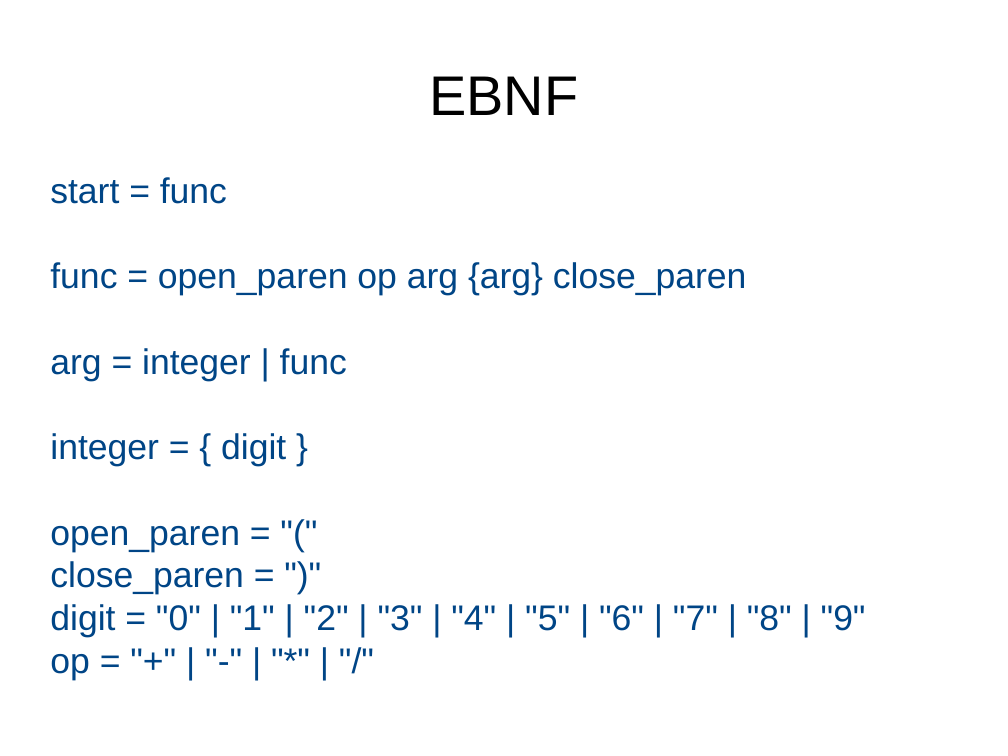
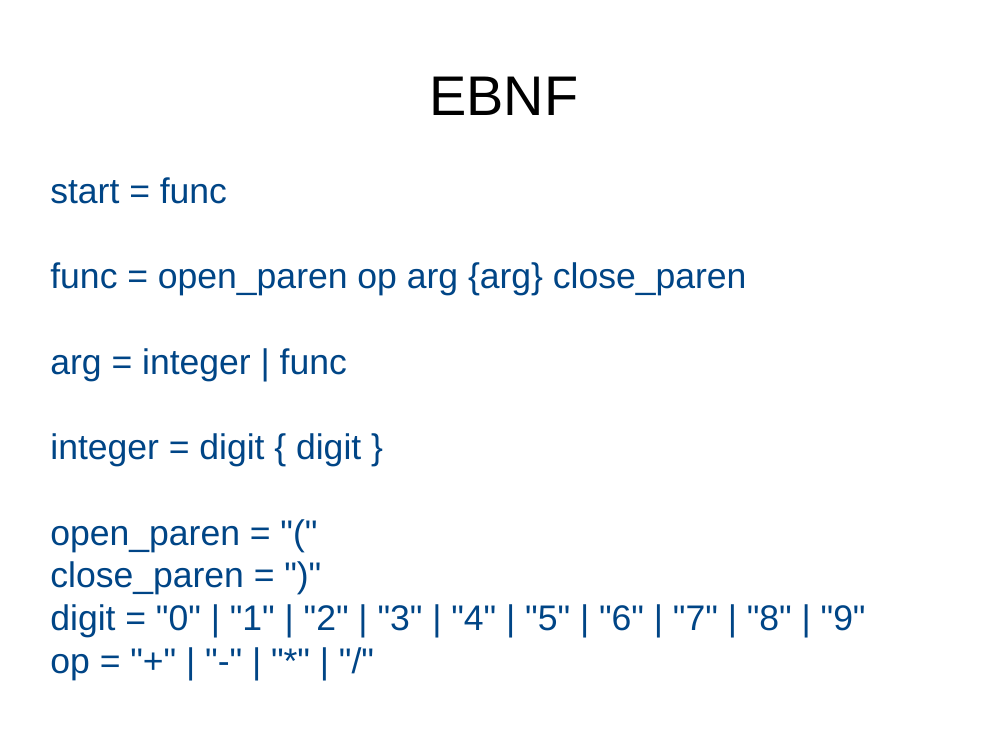
Before and after one commit to frezik/parsing-talk, a slide deck: slide 15 of presentation/parsing_talk.odp (slide 14 before the commit). Drawn at 1008x756 pixels with LibreOffice and Linux fonts; fonts in the diff are those of the drawing. Boxes give left, top, right and bottom in pixels: in the first picture for what was removed or moved away, otherwise in the second. Text is boxed around its words. In the diff, an @@ line names an element or a change of style, - is before the commit and + after.

Commit message:
Correct EBNF for integers.  Add slides on compiler design and other resources.

```diff
--- a/presentation/parsing_talk.odp
+++ b/presentation/parsing_talk.odp
@@ subtitle at [50, 433, 361, 466]: text changed @@
-integer = { digit }
+integer = digit { digit }
```
Also in this commit, not shown: 4 other slides changed, 2 slides added, 2 other files.
